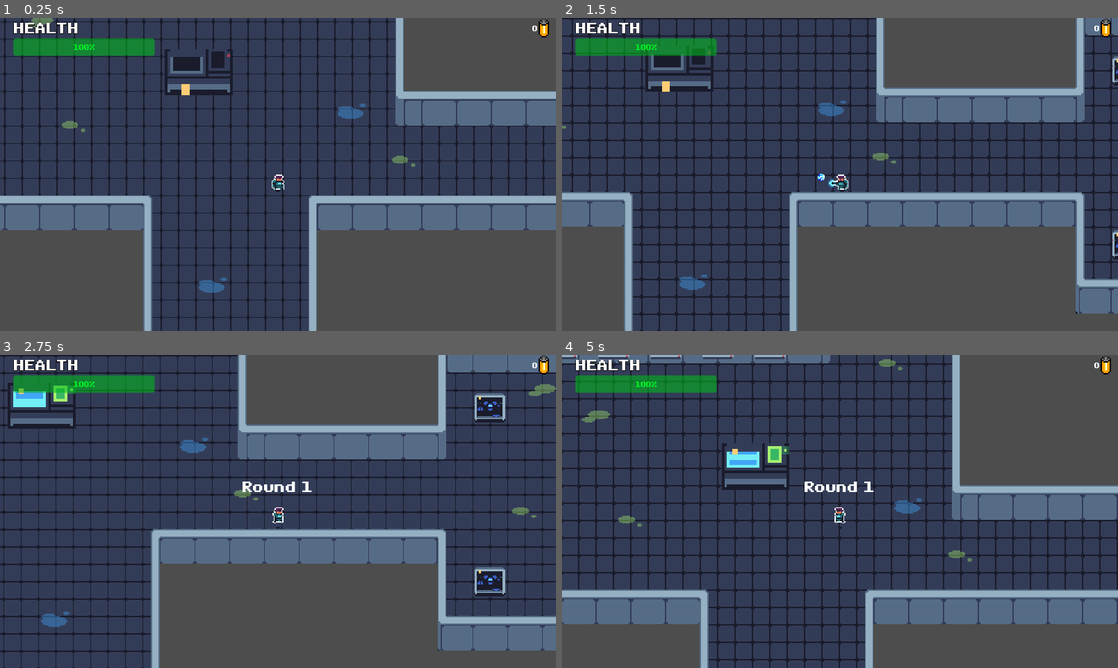
Above: before the commit, frames 1-4 (two rows, left to right).
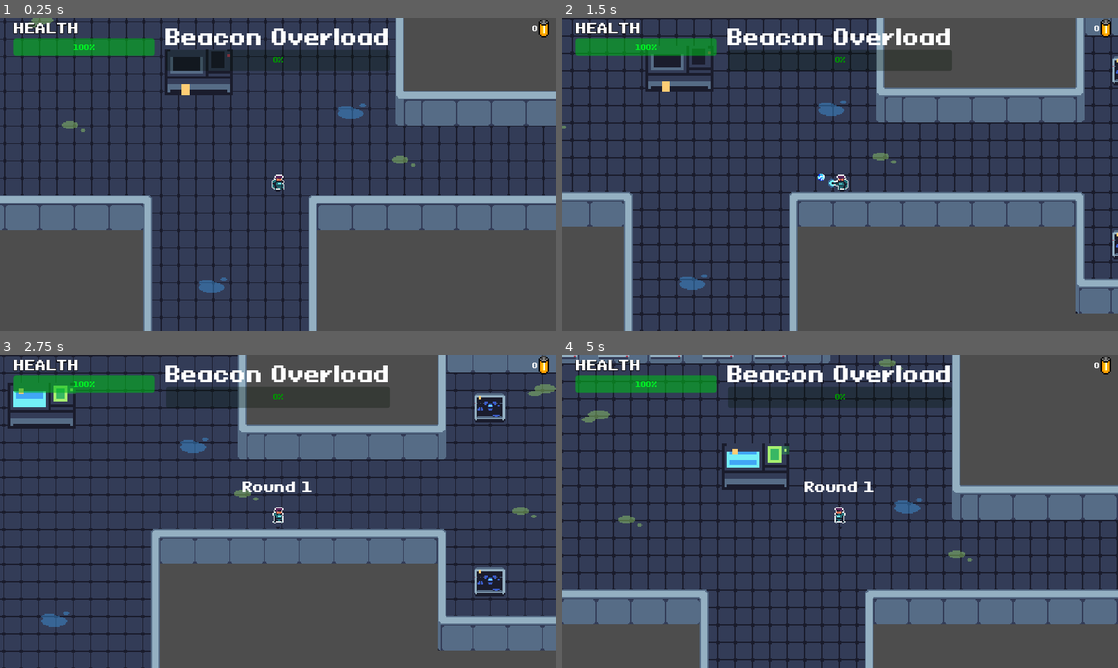
Above: after the commit, the same moments.

Repository: AugustanaCSC380January2024/final-game-solo
Game: Godot game, scene res://Scenes/Game.tscn
Same seed, same stepped clock (60 frames per second), same inputs: the game is played once before the commit and once after it. Sound files missing from this copy of the repository are replaced by a short silence.
Inputs (mouse positions are in pixels of both pictures, inside the frame that each line leads up to):
- Up to frame 1 (0.25 s): no input
- Up to frame 2 (1.5 s): tap Enter at 0.5 s; move the mouse to (962, 158) at 0.52 s; hold D (move_right) 0.53-1.28 s; tap E (interact) at 0.6 s; move the mouse to (728, 190) at 1.27 s; hold S (move_down) from 1.28 s (still down); click (728, 190) at 1.35 s
- Up to frame 3 (2.75 s): move the mouse to (333, 442) at 2.02 s; release S (move_down) at 2.03 s; hold D (move_right) from 2.03 s (still down); tap Q (temp_start_round) at 2.1 s
- Up to frame 4 (5 s): move the mouse to (812, 574) at 2.77 s; release D (move_right) at 2.78 s; hold W (move_up) 2.78-3.53 s; tap E (interact) at 2.85 s; move the mouse to (1006, 558) at 3.52 s; hold A (move_left) from 3.53 s (still down); click (1006, 558) at 3.6 s; move the mouse to (673, 464) at 4.27 s; tap Q (temp_start_round) at 4.35 s

The runs differ from the first frame. In frame 1, 3.0% of the frame differs, in the area x 29-71%, y 3-17%; in frame 2, 2.5%; in frame 3, 1.9%; in frame 4, 3.3%.

Commit message:
Added Beacon Health Bar to top with changing colors based on health

Diff:
--- a/Scenes/battery_count.tscn
+++ b/Scenes/battery_count.tscn
@@ -18,7 +18,10 @@
 "speed": 5.0
 }]
 
-[node name="Battery Count" type="Control"]
+[sub_resource type="LabelSettings" id="LabelSettings_6qag4"]
+font_size = 48
+
+[node name="GameHUD" type="Control"]
 layout_mode = 3
 anchors_preset = 15
 anchor_right = 1.0
@@ -44,3 +47,29 @@
 grow_horizontal = 0
 text = "0"
 horizontal_alignment = 2
+
+[node name="BeaconHealth" type="Label" parent="."]
+layout_mode = 1
+anchors_preset = 5
+anchor_left = 0.5
+anchor_right = 0.5
+offset_left = -20.0
+offset_top = 14.0
+offset_right = 20.0
+offset_bottom = 34.0
+grow_horizontal = 2
+text = "Beacon Overload"
+label_settings = SubResource("LabelSettings_6qag4")
+
+[node name="BeaconHealthBar" type="ProgressBar" parent="."]
+modulate = Color(0, 0.619608, 0, 1)
+layout_mode = 1
+anchors_preset = 5
+anchor_left = 0.5
+anchor_right = 0.5
+offset_left = -258.0
+offset_top = 73.0
+offset_right = 258.0
+offset_bottom = 122.0
+grow_horizontal = 2
+step = 1.0
--- a/Scripts/battery_count.gd
+++ b/Scripts/battery_count.gd
@@ -1,11 +1,27 @@
 extends Control
 
 @onready var battery_count = $BatteryCount
+@onready var beacon_health_bar = $BeaconHealthBar
 
 func _ready():
 	var gamer = get_parent().get_parent()
 	print(gamer)
 	gamer.update_battery_display.connect(set_battery_label)
+	gamer.update_beacon_health_bar_max.connect(set_max_beacon_health)
+	gamer.update_beacon_health_bar.connect(set_beacon_health)
 
 func set_battery_label(num_batteries):
 	battery_count.text = str(num_batteries)
+
+func set_max_beacon_health(health):
+	beacon_health_bar.max_value = health
+	print("Set Max value to " + str(health))
+
+func set_beacon_health(health):
+	beacon_health_bar.value = health
+	if health >= float(beacon_health_bar.max_value) *(2/3.0):
+		beacon_health_bar.modulate = Color(255,0,0)
+	elif health >= float(beacon_health_bar.max_value) /3.0:
+		beacon_health_bar.modulate = Color(255,208,0)
+	else:
+		beacon_health_bar.modulate = Color(0,158,0)
--- a/Scripts/beacon.gd
+++ b/Scripts/beacon.gd
@@ -3,10 +3,11 @@
 @export var max_health = 1000
 var current_health = 0
 
-
+signal beacon_take_damage
 
 func _ready():
 	current_health = 0
 func take_damage(damage):
 	current_health += damage
+	beacon_take_damage.emit()
 	print(str(current_health) + "/" + str(max_health))
--- a/Scripts/game.gd
+++ b/Scripts/game.gd
@@ -14,7 +14,8 @@
 @onready var round_over_player = $RoundOverPlayer
 
 signal update_battery_display
-
+signal update_beacon_health_bar_max
+signal update_beacon_health_bar
 
 var round = 1
 var first_round_enemy_count = 4
@@ -28,7 +29,9 @@
 var spawn_areas = []
 
 func _ready():
+	beacon.beacon_take_damage.connect(beacon_take_damage)
 	player.battery_collected.connect(add_battery)
+	update_beacon_max_label()
 	get_spawn_areas()
 	Input.set_custom_mouse_cursor(crosshair,0,Vector2(32,32))
 
@@ -122,3 +125,17 @@
 	print("battery added")
 	batteries += 1
 	update_battery_display.emit(batteries)
+
+func beacon_take_damage():
+	update_beacon_health()
+	if beacon.current_health >= beacon.max_health:
+		game_over()
+
+func update_beacon_max_label():
+	update_beacon_health_bar_max.emit(beacon.max_health)
+
+func update_beacon_health():
+	update_beacon_health_bar.emit(beacon.current_health)
+
+func game_over():
+	print("Game Over")
Not shown: 1 places in Scenes/battery_count.tscn that only renumber resources
